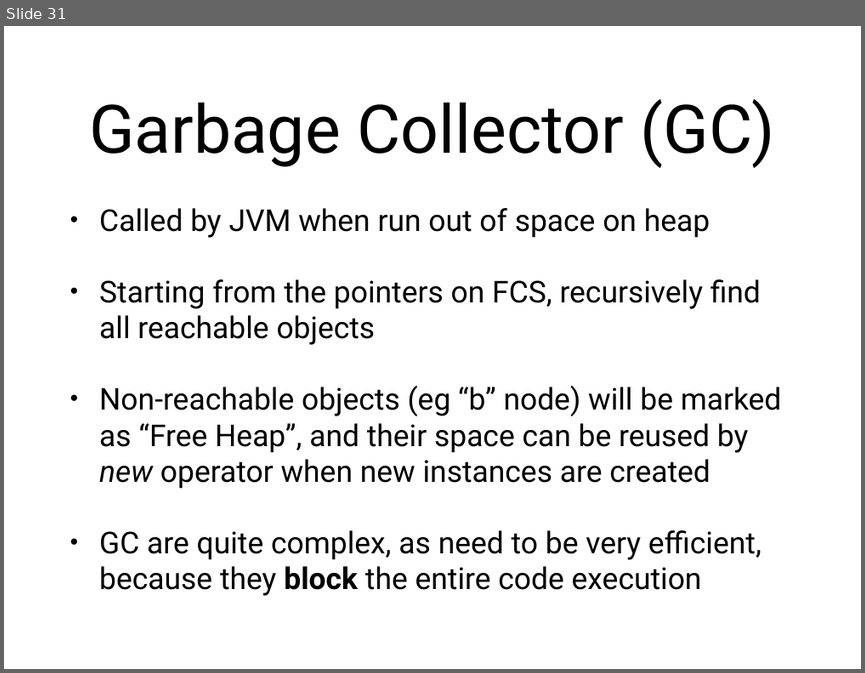
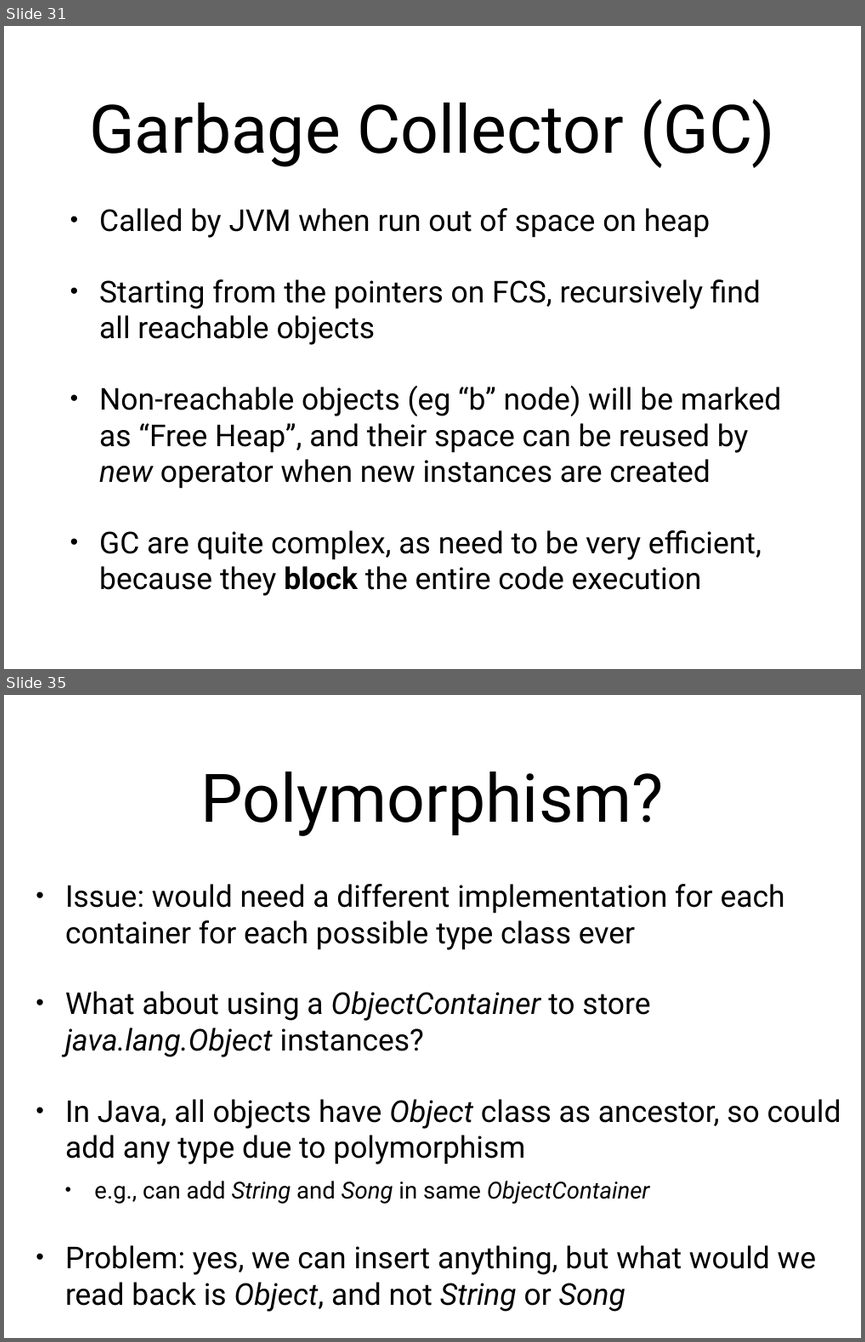
Before and after one commit to arcuri82/algorithms, a slide deck: docs/slides/02/02_stack_queue.pptx. Shown one above the other, each under a label of ours: slide 31 before the commit, slides 31 and 35 after it; the slides between them are not shown. The pictures are 865x673 and 865x1342 pixels, drawn with LibreOffice and Linux fonts; fonts in the diff are those of the drawing. Boxes give left, top, right and bottom in pixels: in the first picture for what was removed or moved away, otherwise in the second. Text is boxed around its words. In the diff, an @@ line names an element or a change of style, - is before the commit and + after.

```diff
--- a/docs/slides/02/02_stack_queue.pptx
+++ b/docs/slides/02/02_stack_queue.pptx
@@ slide 35 added at [4, 695, 861, 1338], background #FFFFFF @@
@@ title added at [200, 771, 663, 836], 80 pt, text #000000 @@
+Polymorphism?
@@ text added at [65, 884, 841, 1311], 36 pt, text #000000 @@
+• Issue: would need a different implementation for each container for each possible type class ever
+• What about using a ObjectContainer to store java.lang.Object instances?
+• In Java, all objects have Object class as ancestor, so could add any type due to polymorphism
+  • e.g., can add String and Song in same ObjectContainer
+• Problem: yes, we can insert anything, but what would we read back is Object, and not String or Song
```
Also in this commit, not shown: 1 slide changed, 6 other slides added, 3 other files.
